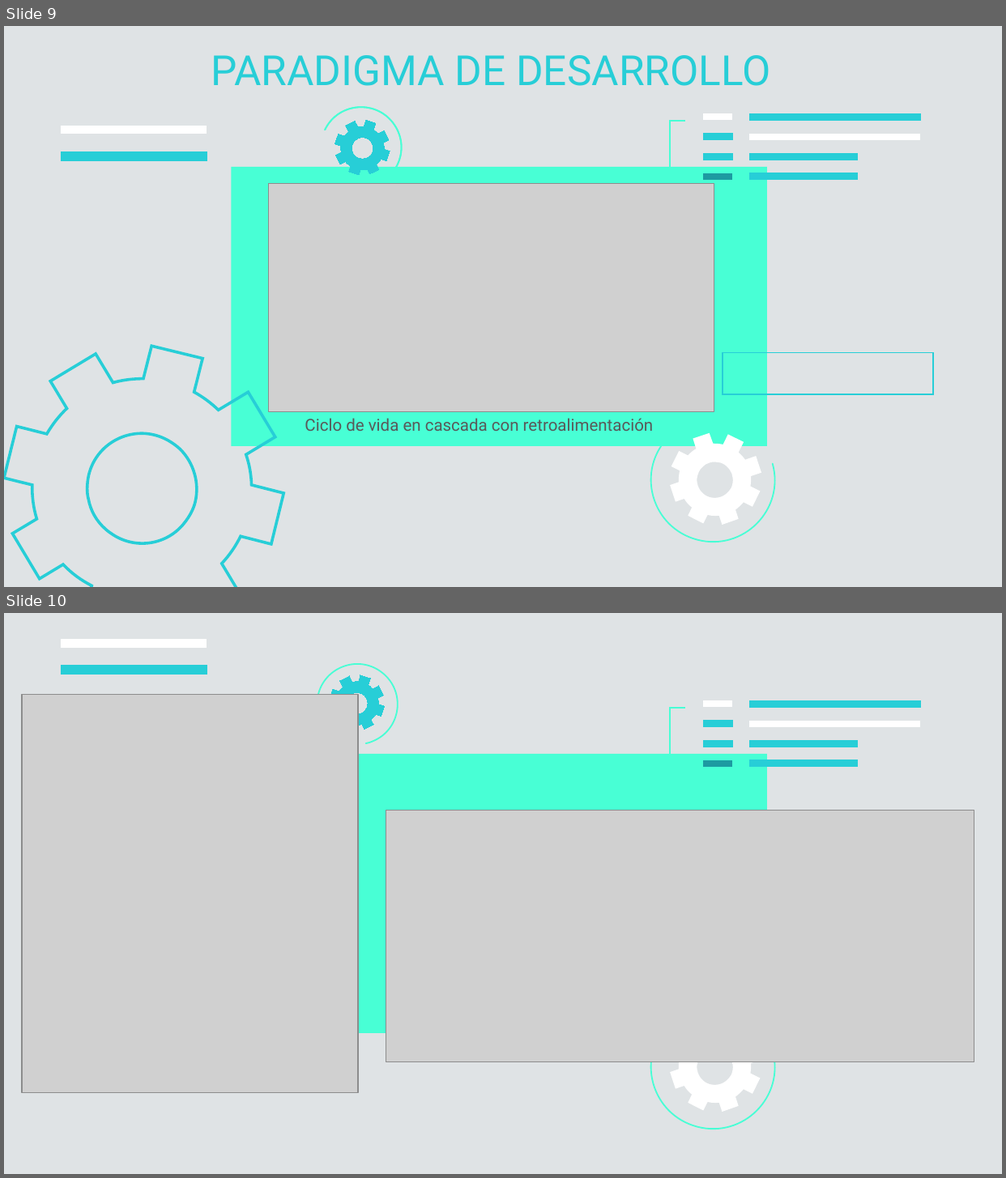
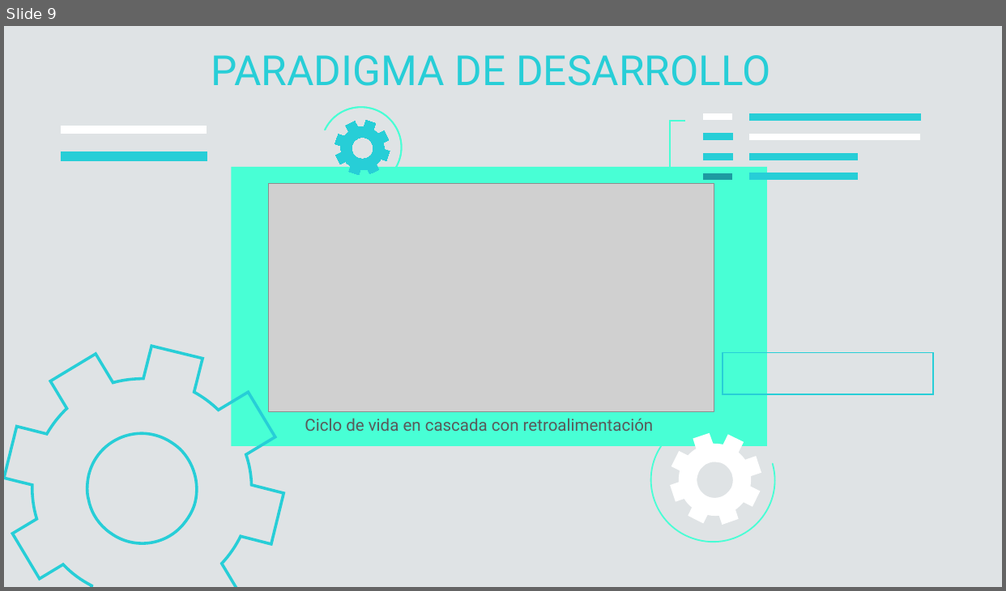
Before and after one commit to Beacouchoud/ProyectoRestaurante, a slide deck: IES Abastos. 2019-20. Presentacion Proyecto DAW. 7X. Bea Couchoud Ruiz.pptx. Shown one above the other, each under a label of ours: slides 9 and 10 before the commit, slide 9 after it. The pictures are 1006x1178 and 1006x591 pixels, drawn with LibreOffice and Linux fonts; fonts in the diff are those of the drawing; grey boxes stand for pictures. Boxes give left, top, right and bottom in pixels: in the first picture for what was removed or moved away, otherwise in the second. Text is boxed around its words. In the diff, an @@ line names an element or a change of style, - is before the commit and + after.

```diff
--- a/IES Abastos. 2019-20. Presentacion Proyecto DAW. 7X. Bea Couchoud Ruiz.pptx
+++ b/IES Abastos. 2019-20. Presentacion Proyecto DAW. 7X. Bea Couchoud Ruiz.pptx
@@ slide 10 removed at box(4, 613, 1002, 1174), background #DFE3E5; not listed: 1 template element that a slide beside it also shows @@
@@ freeform shape removed at box(61, 639, 206, 648) @@
@@ freeform shape removed at box(303, 644, 420, 754) @@
@@ freeform shape removed at box(61, 666, 206, 675) @@
@@ freeform shape removed at box(318, 664, 395, 741) @@
@@ picture removed at box(22, 695, 358, 1093) @@
@@ freeform shape removed at box(670, 708, 684, 768) @@
@@ freeform shape removed at box(704, 700, 732, 707) @@
@@ freeform shape removed at box(749, 700, 921, 707) @@
@@ freeform shape removed at box(749, 700, 921, 707) @@
@@ freeform shape removed at box(704, 721, 732, 728) @@
@@ freeform shape removed at box(704, 721, 732, 728) @@
@@ freeform shape removed at box(749, 721, 921, 728) @@
@@ freeform shape removed at box(704, 739, 732, 746) @@
@@ freeform shape removed at box(704, 739, 732, 746) @@
@@ freeform shape removed at box(749, 739, 857, 746) @@
@@ freeform shape removed at box(749, 739, 857, 746) @@
@@ freeform shape removed at box(704, 760, 732, 765) @@
@@ freeform shape removed at box(749, 760, 857, 765) @@
@@ freeform shape removed at box(749, 760, 857, 765) @@
@@ picture removed at box(386, 811, 974, 1063) @@
@@ freeform shape removed at box(636, 1017, 786, 1139) @@
@@ freeform shape removed at box(670, 1020, 761, 1112) @@
```
Also in this commit, not shown: 2 slides changed, 1 slide added, 1 other file.
